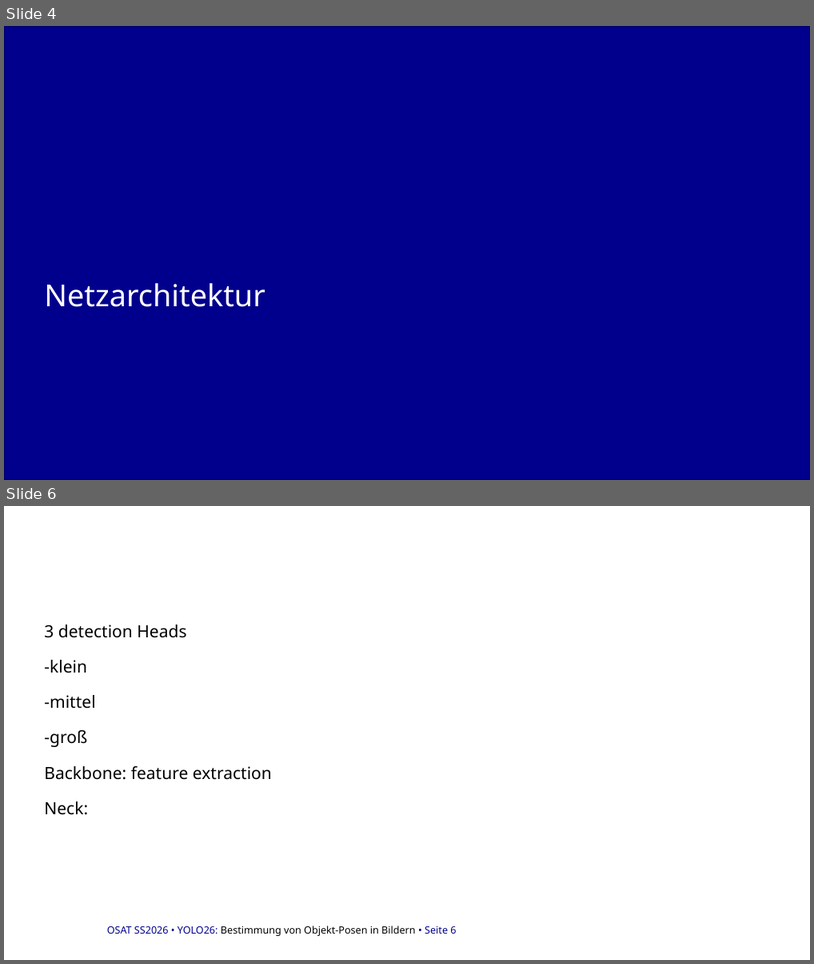
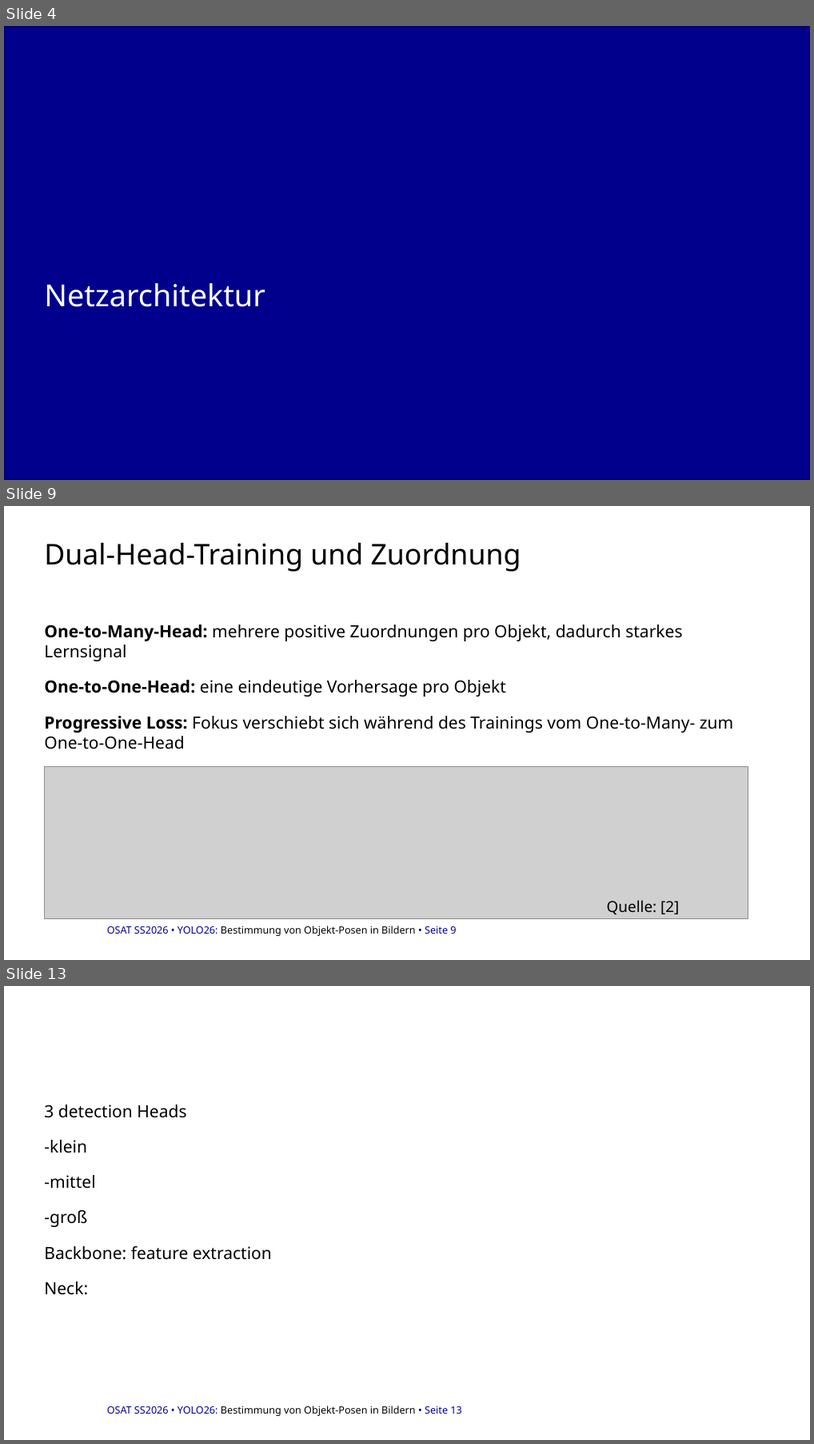
Before and after one commit to danhcon123/yolo_pose_estimation, a slide deck: docu/Verteidigung.pptx. Shown one above the other, each under a label of ours: slides 4 and 6 before the commit, slides 4, 9 and 13 after it; the slides between them are not shown. The pictures are 814x964 and 814x1444 pixels, drawn with LibreOffice and Linux fonts; fonts in the diff are those of the drawing; grey boxes stand for pictures; background and template pictures are left out. Boxes give left, top, right and bottom in pixels: in the first picture for what was removed or moved away, otherwise in the second. Text is boxed around its words. In the diff, an @@ line names an element or a change of style, - is before the commit and + after.

```diff
--- a/docu/Verteidigung.pptx
+++ b/docu/Verteidigung.pptx
@@ slide 9 added at (x1=4, y1=506, x2=810, y2=960), background #FFFFFF; not listed: 1 template element that a slide beside it also shows @@
@@ title added at (x1=44, y1=543, x2=522, y2=572), 34 pt, text #000000 @@
+Dual-Head-Training und Zuordnung
@@ text added at (x1=44, y1=624, x2=734, y2=749), 20 pt, text #000000 @@
+One-to-Many-Head: mehrere positive Zuordnungen pro Objekt, dadurch starkes Lernsignal
+One-to-One-Head: eine eindeutige Vorhersage pro Objekt
+Progressive Loss: Fokus verschiebt sich während des Trainings vom One-to-Many- zum One-to-One-Head
@@ picture added at (x1=45, y1=767, x2=749, y2=919) @@
@@ text added at (x1=607, y1=900, x2=679, y2=915), 18 pt, text #000000 @@
+Quelle: [2]
@@ what was slide 6 is now slide 13 @@
@@ text at (x1=107, y1=1405, x2=462, y2=1416): text changed @@
-OSAT SS2026 • YOLO26: Bestimmung von Objekt-Posen in Bildern • Seite 6
+OSAT SS2026 • YOLO26: Bestimmung von Objekt-Posen in Bildern • Seite 13
```
Also in this commit, not shown: 2 slides changed, 7 other slides added, 2 other files.
